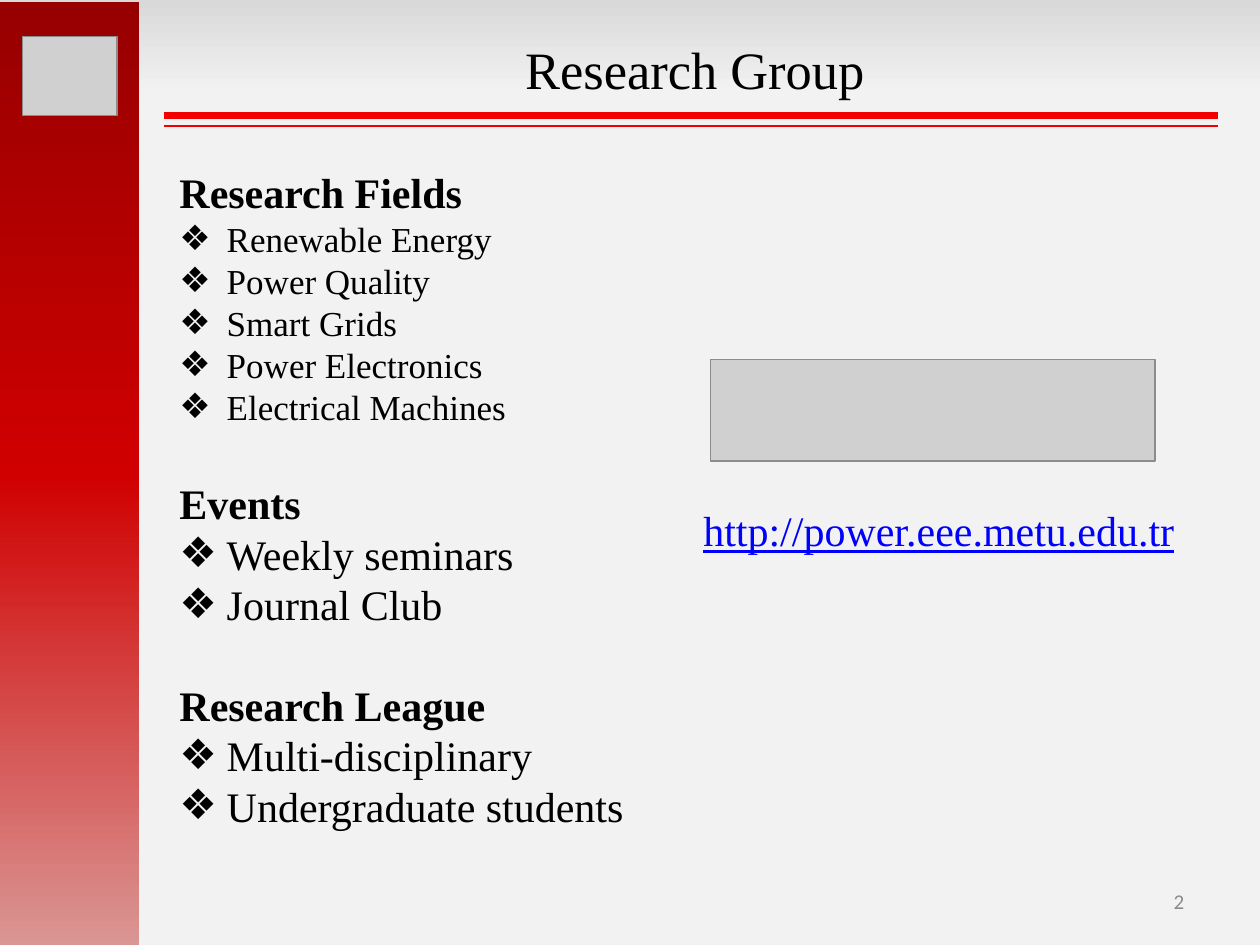
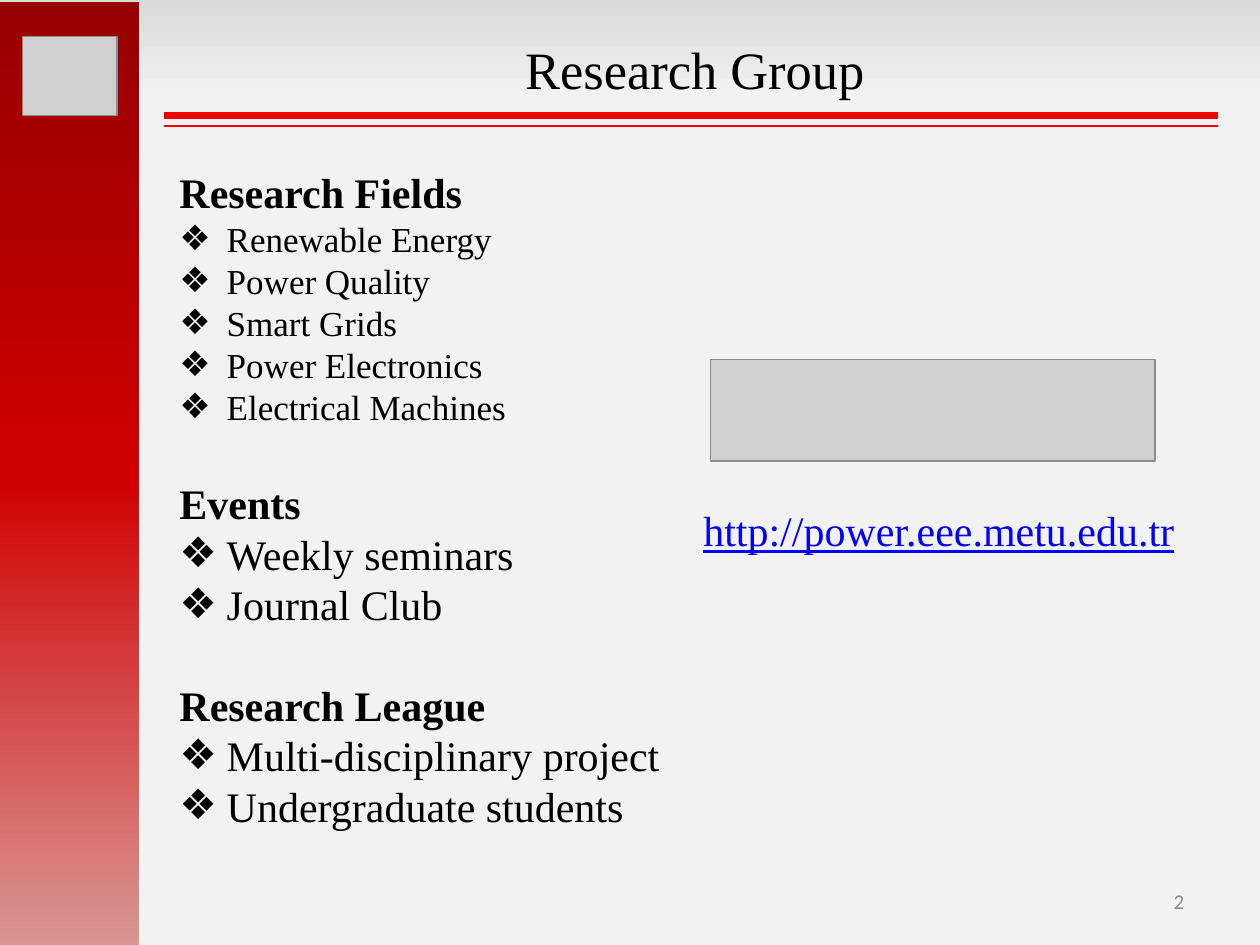
Before and after one commit to hakanpolat/IMMD, a slide deck: slide 2 of GRW2017/sunum/GRW2017_MesutUğur.pptx. Drawn at 1260x945 pixels with LibreOffice and Linux fonts; fonts in the diff are those of the drawing; grey boxes stand for pictures. Boxes give left, top, right and bottom in pixels: in the first picture for what was removed or moved away, otherwise in the second. Text is boxed around its words. In the diff, an @@ line names an element or a change of style, - is before the commit and + after.

```diff
--- a/GRW2017/sunum/GRW2017_MesutUğur.pptx
+++ b/GRW2017/sunum/GRW2017_MesutUğur.pptx
@@ text at [227,742,659,780]: text changed @@
-❖ Multi-disciplinary
+❖ Multi-disciplinary project
```
Also in this commit, not shown: 7 other slides changed, 6 slides added, 33 other files.
